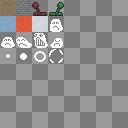
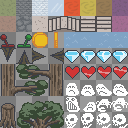
Before/after of a 128 x 128 layered artwork. What changed in the layer stack:
added group "environment" with 2 layers above "combined" over [0, 0, 128, 128]
moved "Environment_Tilemap" into group "environment", painted on it over [0, 0, 128, 128]
